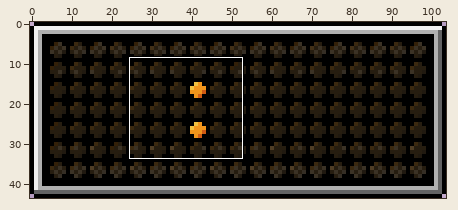
Edited in one commit: sprite sheet (Assets/Sprites/UI/ui_timerEmpty.png). The first picture is a wide view before the edit; the outline marks the close-up.
Close-up. As it was:
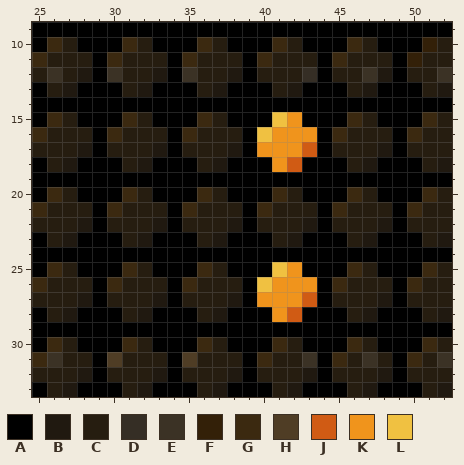
The file is 104x44 pixels. Colours within 5 levels of each other are drawn and written as one. Shown: x 25..52, y 9..33.
Palette (. is transparent): A #000000  B #201910  C #261d10  D #352e25  E #3b3225  F #332008  G #3b2910  H #4f3d25  J #d05b14  K #f0941c  L #f0c141
Pixels before, first column x 25:
 9 AAAAAAAAAAAAAAAAAAAAAAAAAAAA
10 AGCAAAGCAAAGCAAAGCAAAGCAAAFC
11 GCCCAGCCCAGCCCAGCCCAGCCCAFCC
12 CECBAECCBAECCBACCCDACCEBACCE
13 ACBAAACBAAACBAAACBAAACBAAACB
14 AAAAAAAAAAAAAAAAAAAAAAAAAAAA
15 AGCAAAGCAAAGCAAALKAAAGCAAAGC
16 GCCCAGCCCAGCCCALKKKAGCCCAGCC
17 CCCBACCCBACCCBAKKKJACCCBACCC
18 ACBAAACBAAACBAAAKJAAACBAAACB
19 AAAAAAAAAAAAAAAAAAAAAAAAAAAA
20 AGCAAAGCAAAGCAAAGCAAAGCAAAGC
21 GCCCAGCCCAGCCCAGCCCAGCCCAGCC
22 CCCBACCCBACCCBACCCBACCCBACCC
23 ACBAAACBAAACBAAACBAAACBAAACB
24 AAAAAAAAAAAAAAAAAAAAAAAAAAAA
25 AGCAAAGCAAAGCAAALKAAAGCAAAGC
26 GCCCAGCCCAGCCCALKKKAGCCCAGCC
27 CCCBACCCBACCCBAKKKJACCCBACCC
28 ACBAAACBAAACBAAAKJAAACBAAACB
29 AAAAAAAAAAAAAAAAAAAAAAAAAAAA
30 AGCAAAGCAAAGCAAAGCAAAGCAAAGC
31 GECCAHCCCAHCCCAGCCEAGCECAGCE
32 CCCBACCCBACCCBACCCBACCCBACCC
33 ACBAAACBAAACBAAACBAAACBAAACB
After the commit:
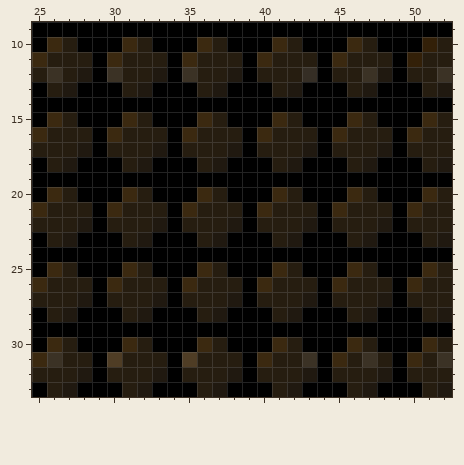
From the commit log: Fixed Timer sprite issue with Colon, ready to blink alongside numbers at 10 seconds
What changed:
Changed rows in their new state; - is an unchanged pixel.
first column x 40:
15 -GC-
16 GCCC
17 CCCB
18 -CB-
first column x 40:
25 -GC-
26 GCCC
27 CCCB
28 -CB-
